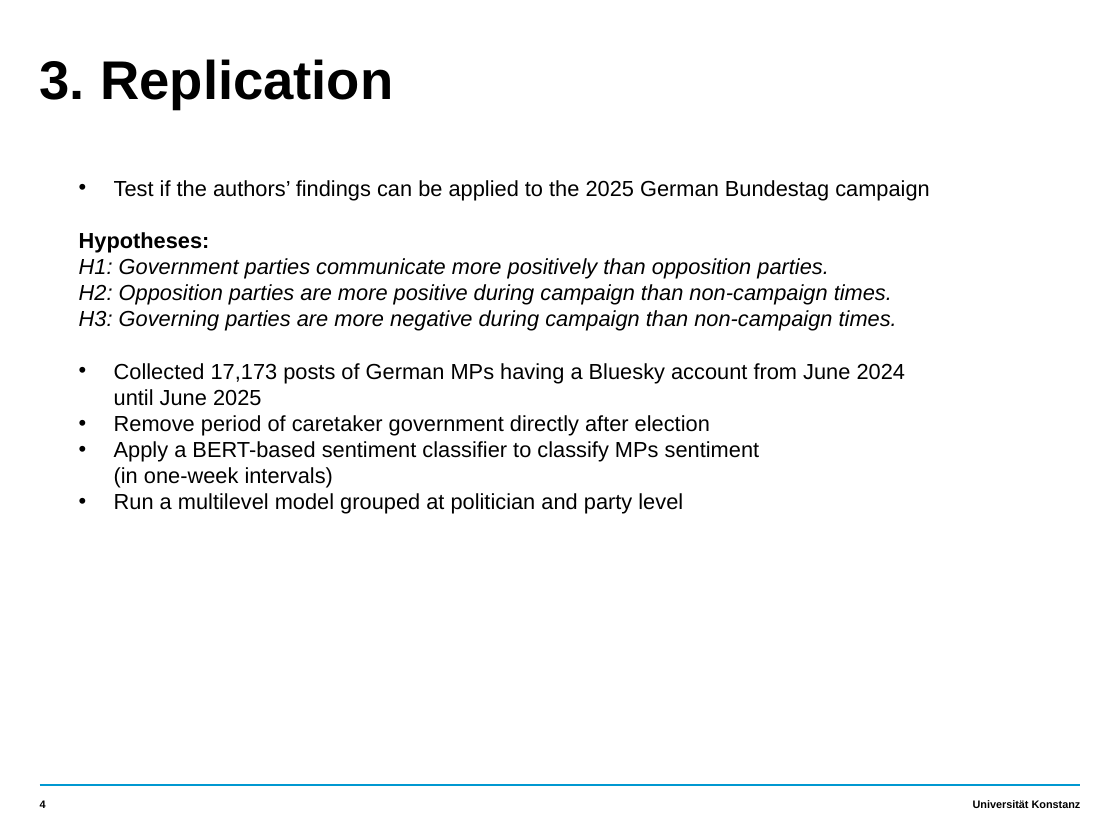
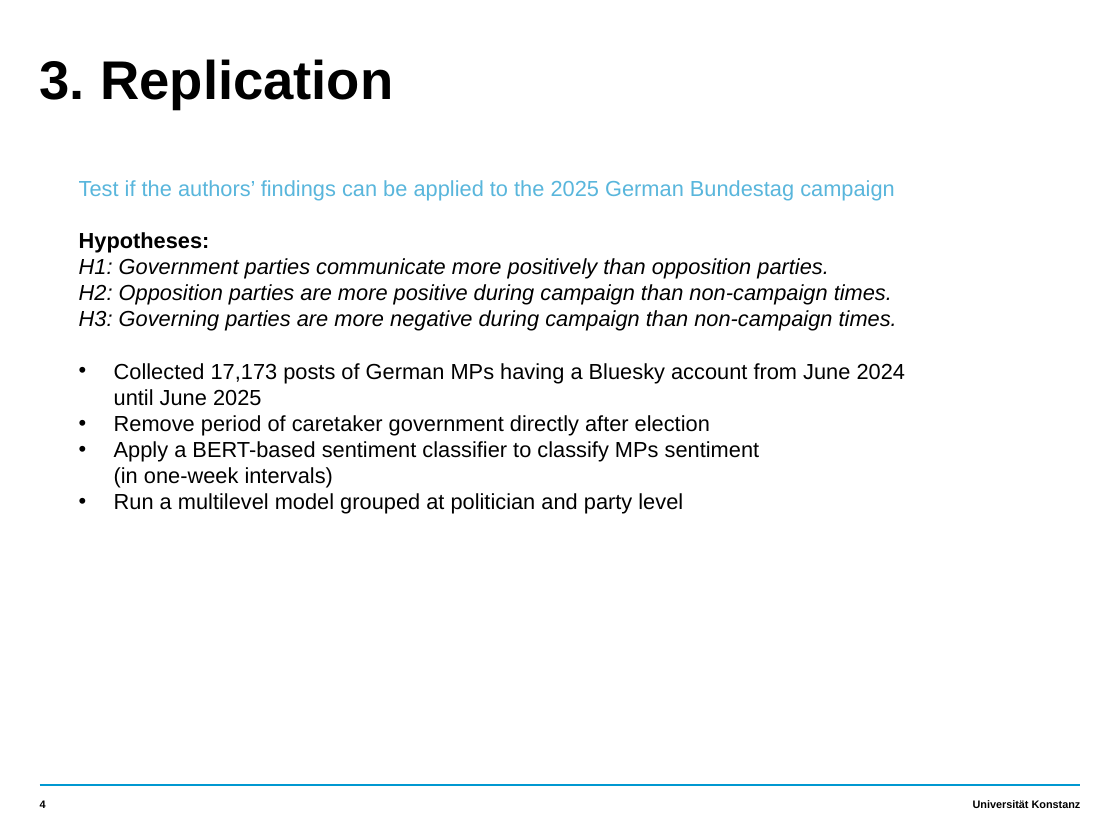
Before and after one commit to MaximilianWeiland/SMDA_Final_Project, a slide deck: slide 4 of project_presentation.pptx. Drawn at 1120x840 pixels with LibreOffice and Linux fonts; fonts in the diff are those of the drawing. Boxes give left, top, right and bottom in pixels: in the first picture for what was removed or moved away, otherwise in the second. Text is boxed around its words. In the diff, an @@ line names an element or a change of style, - is before the commit and + after.

```diff
--- a/project_presentation.pptx
+++ b/project_presentation.pptx
@@ text at box(79, 180, 895, 200): text colour #000000 to #59B6DC in "Test if the authors’ findings can be ..."; bullet • to none @@
```
Also in this commit, not shown: 2 other slides changed, 2 other files.
